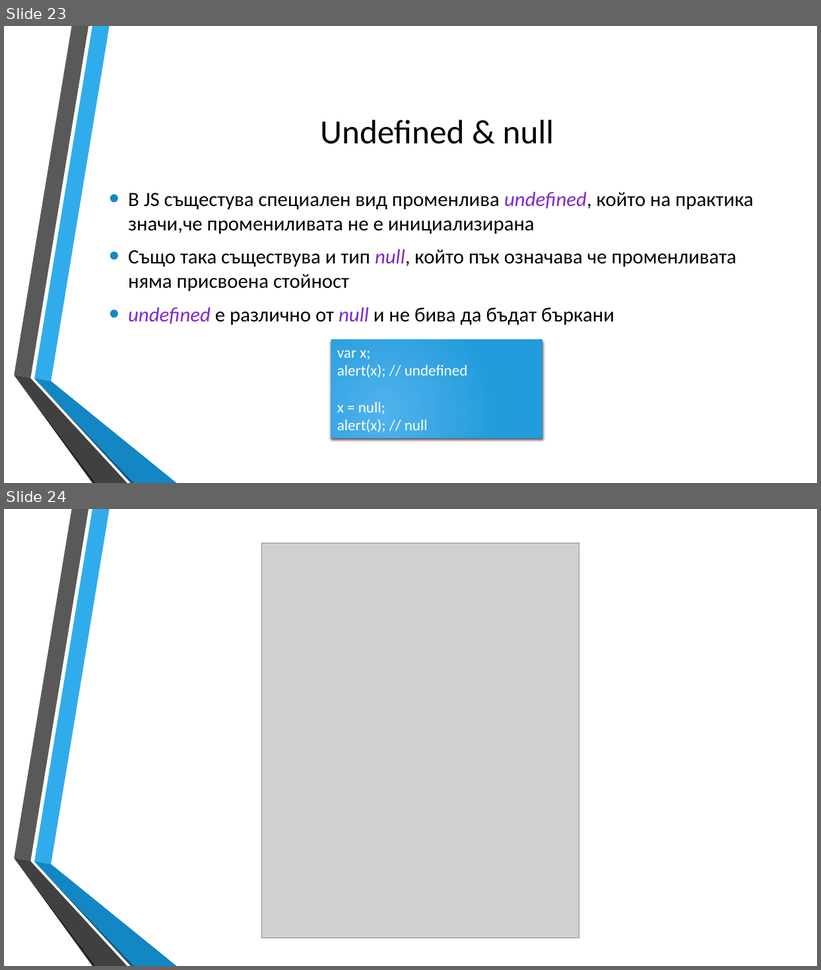
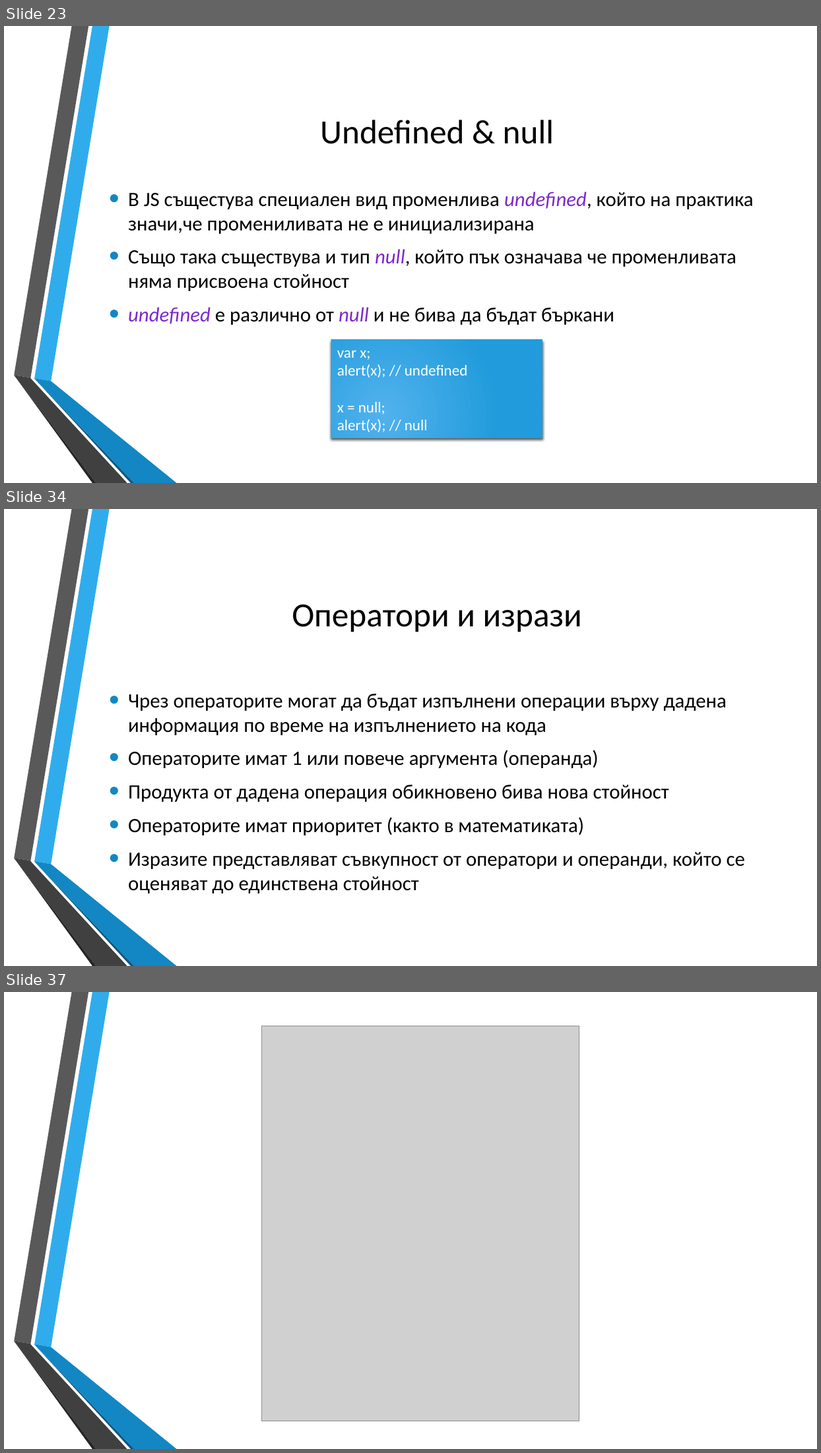
Before and after one commit to dnmitev/IT-Academy, a slide deck: JS Fundamentals/2.JS-Basics/JS-Basics.pptx. Shown one above the other, each under a label of ours: slides 23 and 24 before the commit, slides 23, 34 and 37 after it; the slides between them are not shown. The pictures are 821x970 and 821x1453 pixels, drawn with LibreOffice and Linux fonts; fonts in the diff are those of the drawing; grey boxes stand for pictures; background and template pictures are left out. Boxes give left, top, right and bottom in pixels: in the first picture for what was removed or moved away, otherwise in the second. Text is boxed around its words. In the diff, an @@ line names an element or a change of style, - is before the commit and + after.

```diff
--- a/JS Fundamentals/2.JS-Basics/JS-Basics.pptx
+++ b/JS Fundamentals/2.JS-Basics/JS-Basics.pptx
@@ slide 34 added at bbox=[4, 509, 817, 966], background picture (left out); not listed: 6 template elements that a slide beside it also shows @@
@@ title added at bbox=[292, 604, 582, 632], 40 pt, text #000000 @@
+Оператори и изрази
@@ text added at bbox=[128, 694, 745, 894], 24 pt, text #000000 @@
+• Чрез операторите могат да бъдат изпълнени операции върху дадена информация по време на изпълнението на кода
+• Операторите имат 1 или повече аргумента (операнда)
+• Продукта от дадена операция обикновено бива нова стойност
+• Операторите имат приоритет (както в математиката)
+• Изразите представляват съвкупност от оператори и операнди, който се оценяват до единствена стойност
@@ what was slide 24 is now slide 37 @@
```
Also in this commit, not shown: 3 slides changed, 13 other slides added, 4 other files.
